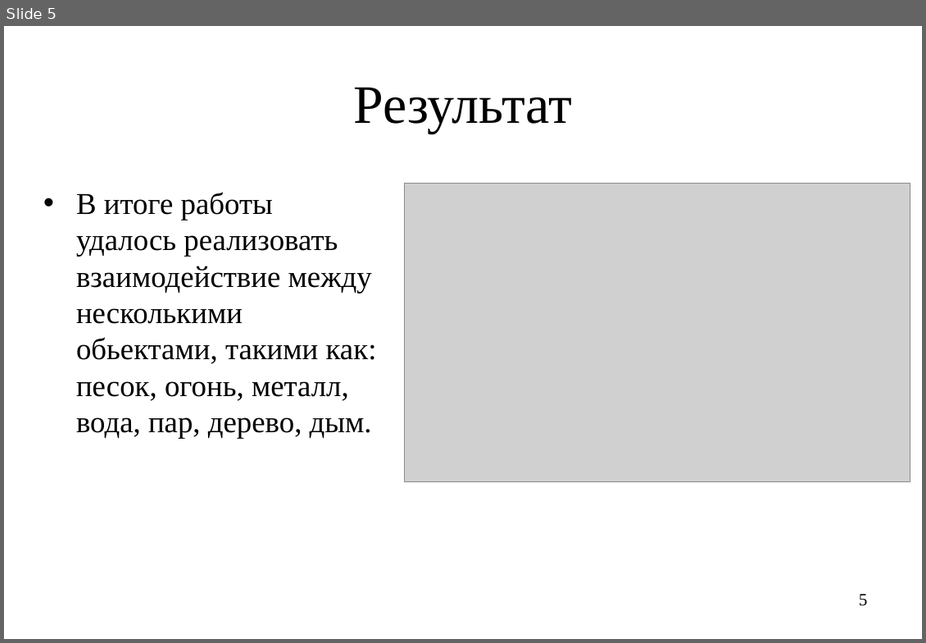
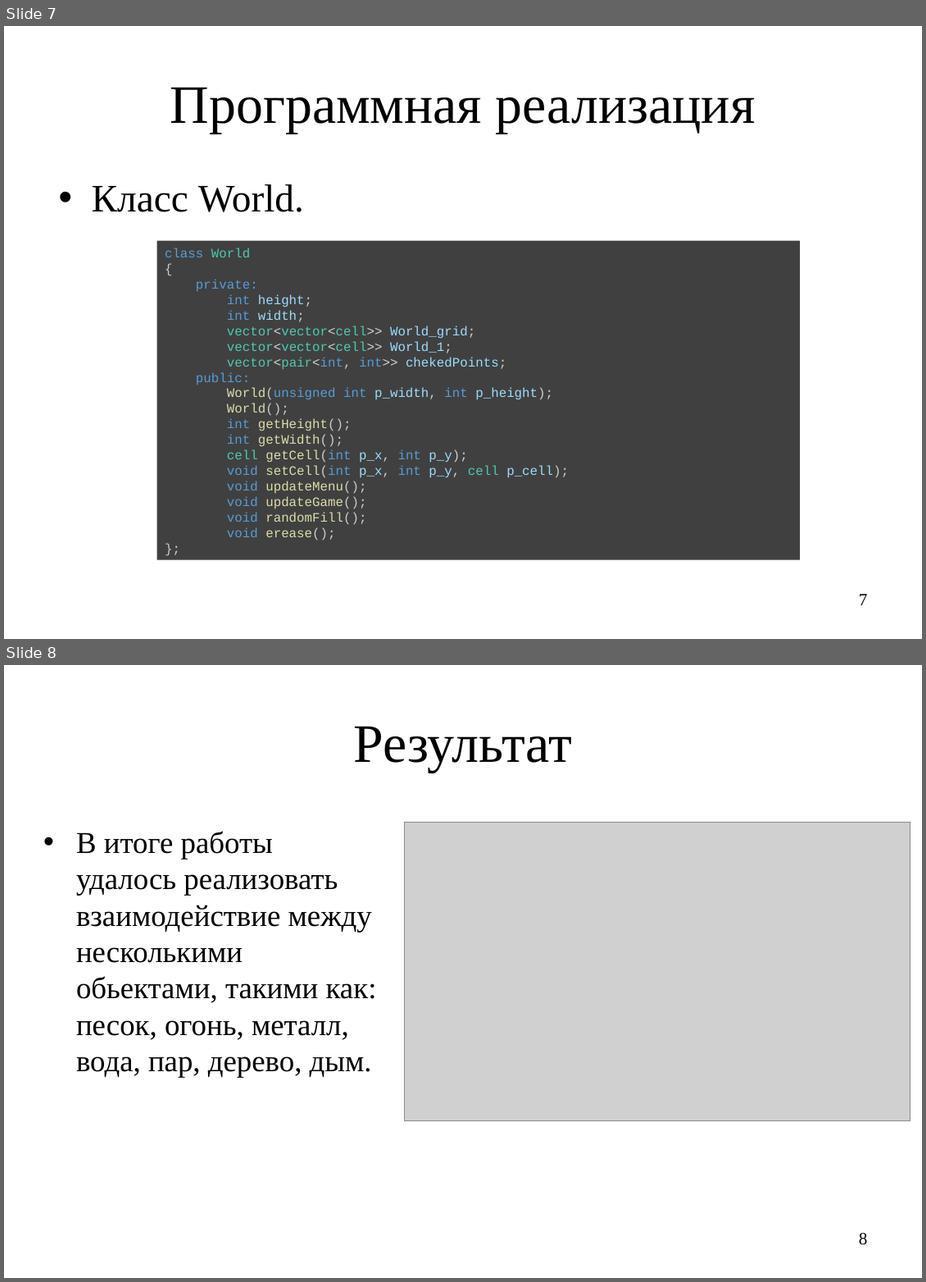
Before and after one commit to molo4kaPlus/praktika_digital_kafedra, a slide deck: doc/Презентация (1).ppt. Shown one above the other, each under a label of ours: slide 5 before the commit, slides 7 and 8 after it. The pictures are 926x643 and 926x1282 pixels, drawn with LibreOffice and Linux fonts; fonts in the diff are those of the drawing; grey boxes stand for pictures. Boxes give left, top, right and bottom in pixels: in the first picture for what was removed or moved away, otherwise in the second. Text is boxed around its words. In the diff, an @@ line names an element or a change of style, - is before the commit and + after.

```diff
--- a/doc/Презентация (1).ppt
+++ b/doc/Презентация (1).ppt
@@ slide 7 added at <box>4,26,922,639</box>, background #FFFFFF @@
@@ title added at <box>170,87,756,133</box>, 50 pt, text #000000 @@
+Программная реализация
@@ text added at <box>92,184,304,212</box>, 36 pt, text #000000 @@
+• Класс World.
@@ rectangle added at <box>157,241,800,560</box>, fill #404040, 12 pt, text #569CD6 @@
+class World
+{
+private:
+int height;
+int width;
+vector<vector<cell>> World_grid;
+vector<vector<cell>> World_1;
+vector<pair<int, int>> chekedPoints;
+public:
+World(unsigned int p_width, int p_height);
+World();
+int getHeight();
+int getWidth();
+cell getCell(int p_x, int p_y);
+void setCell(int p_x, int p_y, cell p_cell);
+void updateMenu();
+void updateGame();
+void randomFill();
+void erease();
+};
@@ page number added at <box>859,593,868,605</box>, 16 pt, text #000000 @@
+7
@@ what was slide 5 is now slide 8 @@
@@ page number at <box>859,1232,868,1245</box>: text changed @@
-5
+8
```
Also in this commit, not shown: 2 slides changed, 2 other slides added, 6 other files.
